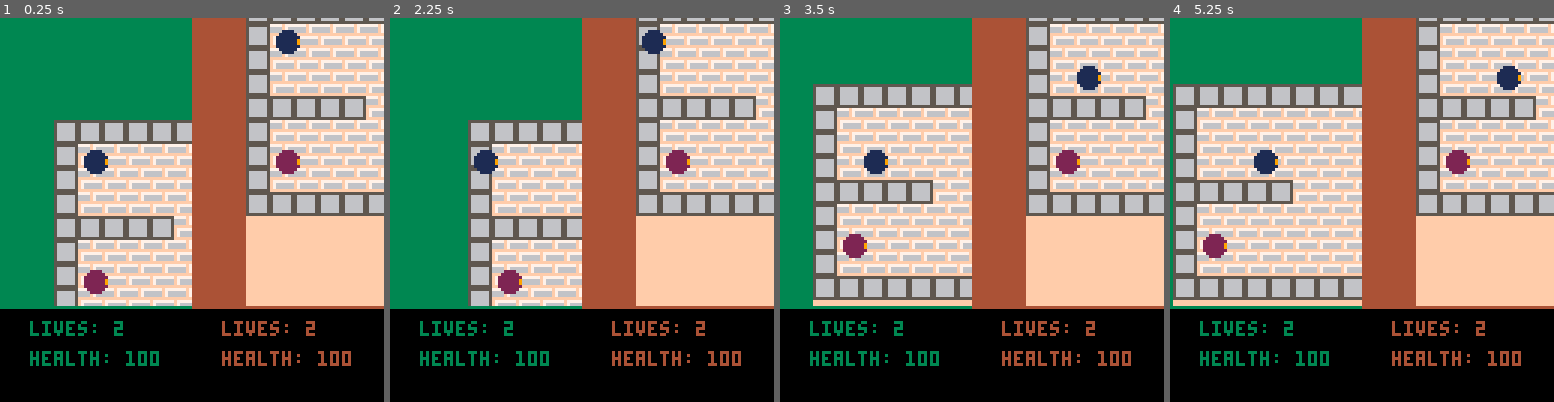
Above: before the commit, frames 1-4 (left to right).
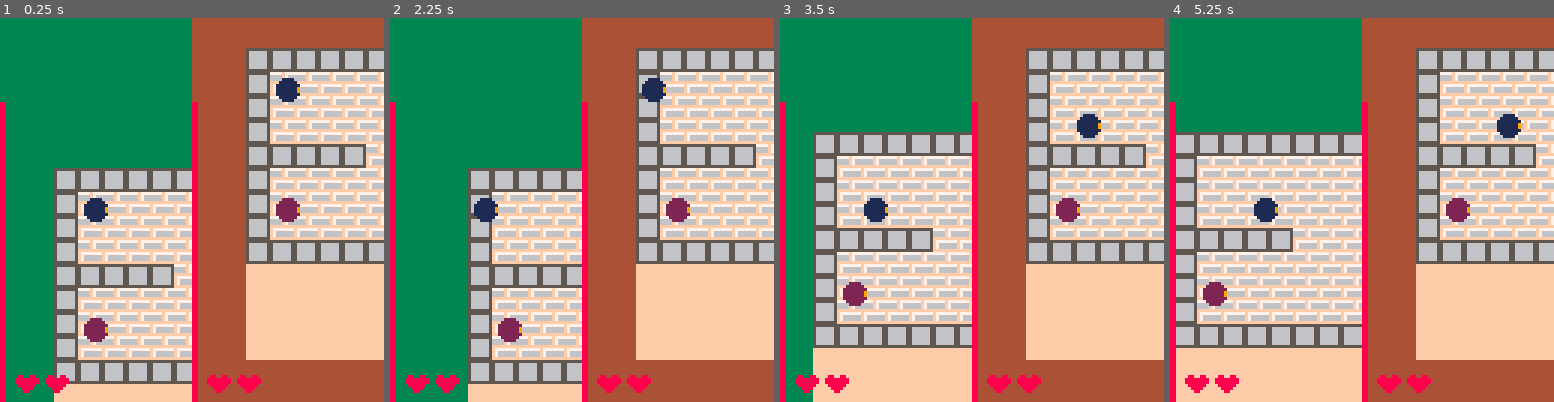
Above: after the commit, the same moments.

Repository: rik-cross/pico-8-battle
Game: PICO-8 cartridge battle.p8
Same seed, same stepped clock (60 frames per second), same inputs: the game is played once before the commit and once after it.
Inputs:
- Up to frame 1 (0.25 s): no input
- Up to frame 2 (2.25 s): tap O (Z key) at 0.33, 0.7, 1.43, 2.22 s; tap X (X key) at 1.07, 2.07 s; hold Left from 1.97 s (still down)
- Up to frame 3 (3.5 s): release Left at 2.37 s; tap X (X key) every 0.33 s from 2.4 to 3.4 s; hold Down 2.42-2.82 s; hold Right from 2.87 s (still down); tap O (Z key) at 3.1 s
- Up to frame 4 (5.25 s): release Right at 3.53 s; hold Up 3.58-4.08 s; tap X (X key) every 0.33 s from 3.73 to 5.07 s; tap O (Z key) at 3.98, 4.87 s; hold Right 4.13-4.53 s; hold Down 4.58-5.08 s; hold Left from 5.13 s (still down)

The runs differ from the first frame. In frame 1, 46% of the frame differs, in the area x 0-100%, y 0-100%; in frame 2, 45%; in frame 3, 50%; in frame 4, 52%.

Commit message:
Added graphics for lives and health

Diff:
--- a/battle.p8
+++ b/battle.p8
@@ -49,7 +49,7 @@
   obj.x  = props.x  or 0
   obj.y  = props.y  or 0
   obj.w  = props.w  or 8
-  obj.h  = props.h  or 12
+  obj.h  = props.h  or 16
 
   obj.update = function(e,w)
     rectfill(e.cam.x * 8, e.cam.y * 8, e.cam.w * 8, e.cam.h * 8, e.cam.bg)
@@ -70,8 +70,15 @@
     clip()
 
     if e.has('battle') then
-      print('lives: ' .. e.battle.lives,obj.x+10,(obj.y*8)+(obj.h*8)+5,obj.bg)
-      print('health: ' .. e.battle.health,obj.x+10,(obj.y*8)+(obj.h*8)+15,obj.bg)
+
+      for hearts=1,e.battle.lives do
+       spr(3,obj.x+5+(10*(hearts-1)),(obj.y*8)+(obj.h*8)-10)
+      end
+
+      local startx = obj.x
+      local starty = obj.y + obj.h*8
+      rectfill(startx,starty,startx + 1, starty - e.battle.health,8)
+
     end
 
   end
@@ -216,6 +223,7 @@
 
 function _draw()
  cls()
+ rectfill(0,0,127,127,9)
  for e in all(world) do
   if e.has('cam') then
    e.cam.update(e,world)
@@ -224,12 +232,12 @@
 end
 __gfx__
 00000000001111000022220000000000000000000000000000000000000000000000000000000000000000000000000000000000000000000000000000000000
-00000000011111100222222000000000000000000000000000000000000000000000000000000000000000000000000000000000000000000000000000000000
-00700700111111112222222200000000000000000000000000000000000000000000000000000000000000000000000000000000000000000000000000000000
-00077000111111192222222900000000000000000000000000000000000000000000000000000000000000000000000000000000000000000000000000000000
-00077000111111192222222900000000000000000000000000000000000000000000000000000000000000000000000000000000000000000000000000000000
-00700700111111112222222200000000000000000000000000000000000000000000000000000000000000000000000000000000000000000000000000000000
-00000000011111100222222000000000000000000000000000000000000000000000000000000000000000000000000000000000000000000000000000000000
+00000000011111100222222008800880000000000000000000000000000000000000000000000000000000000000000000000000000000000000000000000000
+00700700111111112222222288888888000000000000000000000000000000000000000000000000000000000000000000000000000000000000000000000000
+00077000111111192222222988888888000000000000000000000000000000000000000000000000000000000000000000000000000000000000000000000000
+00077000111111192222222908888880000000000000000000000000000000000000000000000000000000000000000000000000000000000000000000000000
+00700700111111112222222200888800000000000000000000000000000000000000000000000000000000000000000000000000000000000000000000000000
+00000000011111100222222000088000000000000000000000000000000000000000000000000000000000000000000000000000000000000000000000000000
 00000000001111000022220000000000000000000000000000000000000000000000000000000000000000000000000000000000000000000000000000000000
 7777f77755555555ffffffff00000000000000000000000000000000000000000000000000000000000000000000000000000000000000000000000000000000
 6666f76656666665ffffffff00000000000000000000000000000000000000000000000000000000000000000000000000000000000000000000000000000000
